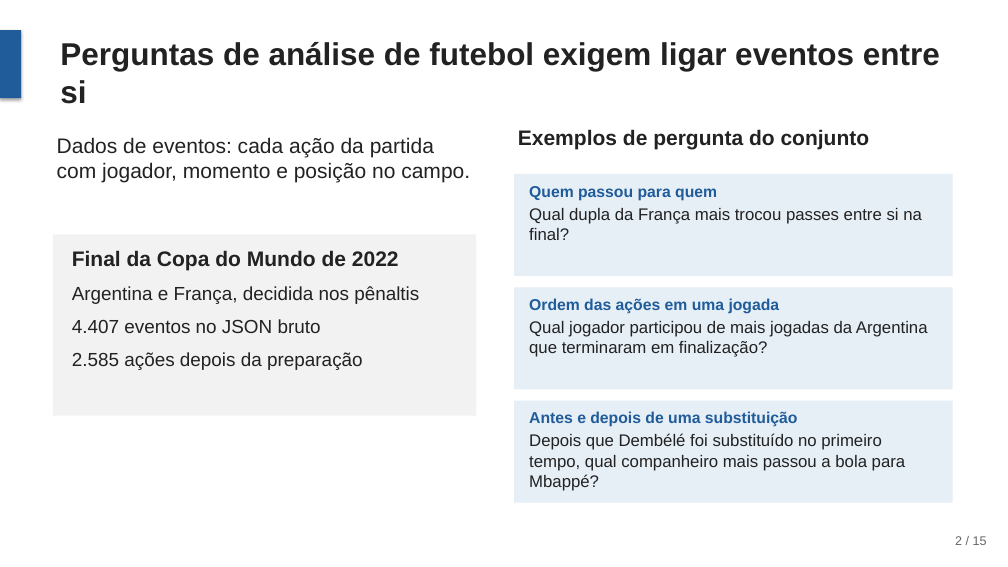
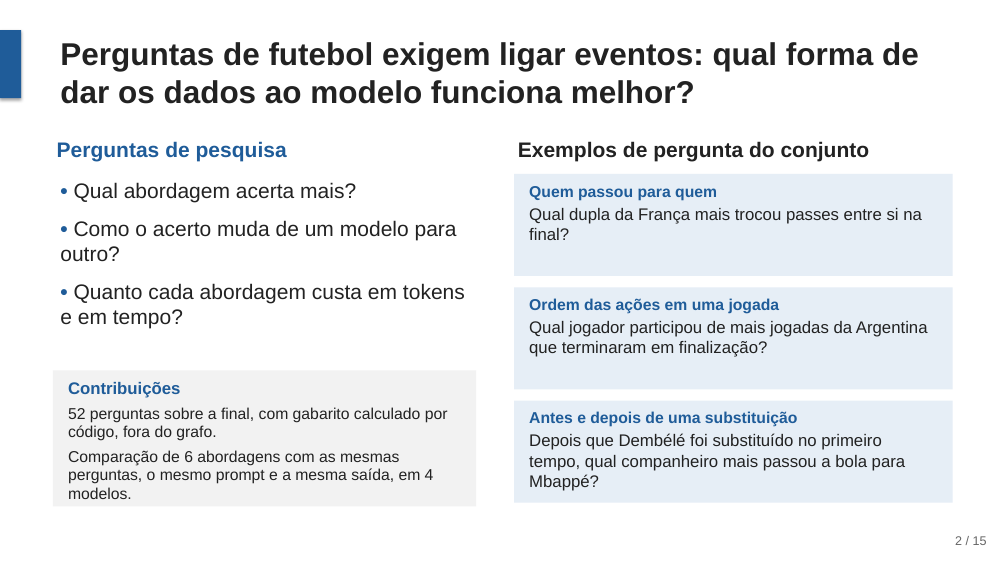
Before and after one commit to joaowinderfeldbussolotto/football-tactics-knowledge-graph, a slide deck: slide 2 of apresentacao/apresentacao.pptx. Drawn at 1008x567 pixels with LibreOffice and Linux fonts; fonts in the diff are those of the drawing. Boxes give left, top, right and bottom in pixels: in the first picture for what was removed or moved away, otherwise in the second. Text is boxed around its words. In the diff, an @@ line names an element or a change of style, - is before the commit and + after.

```diff
--- a/apresentacao/apresentacao.pptx
+++ b/apresentacao/apresentacao.pptx
@@ title at (x1=60, y1=42, x2=919, y2=104): text changed @@
-Perguntas de análise de futebol exigem ligar eventos entre si
+Perguntas de futebol exigem ligar eventos: qual forma de dar os dados ao modelo funciona melhor?
@@ text removed at (x1=57, y1=137, x2=470, y2=182) @@
-Dados de eventos: cada ação da partida com jogador, momento e posição no campo.
@@ text added at (x1=57, y1=141, x2=287, y2=161), 20 pt, text #1F5C99, bold @@
+Perguntas de pesquisa
@@ text "Exemplos de pergunta do conjunto" moved from (x1=518, y1=129, x2=870, y2=150) to (x1=518, y1=141, x2=870, y2=161) @@
@@ text added at (x1=60, y1=182, x2=465, y2=329), 20 pt, text #222222 @@
+• Qual abordagem acerta mais?
+• Como o acerto muda de um modelo para outro?
+• Quanto cada abordagem custa em tokens e em tempo?
@@ text removed at (x1=72, y1=250, x2=419, y2=370) @@
-Final da Copa do Mundo de 2022
-Argentina e França, decidida nos pênaltis
-4.407 eventos no JSON bruto
-2.585 ações depois da preparação
@@ rectangle resized from (x1=53, y1=234, x2=476, y2=416) to (x1=53, y1=371, x2=476, y2=507) @@
@@ text added at (x1=68, y1=382, x2=448, y2=499), 15 pt, text #222222 @@
+Contribuições
+52 perguntas sobre a final, com gabarito calculado por código, fora do grafo.
+Comparação de 6 abordagens com as mesmas perguntas, o mesmo prompt e a mesma saída, em 4 modelos.
```
Also in this commit, not shown: 8 other slides changed, 3 slides added, 3 slides removed, 2 other files.
